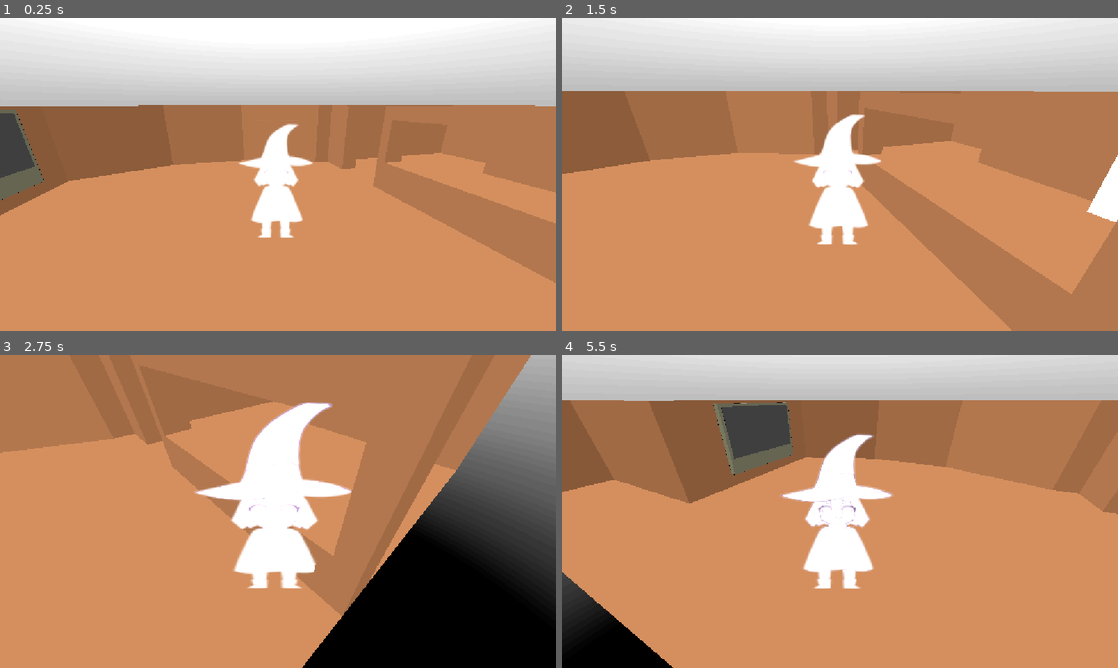
Above: before the commit, frames 1-4 (two rows, left to right).
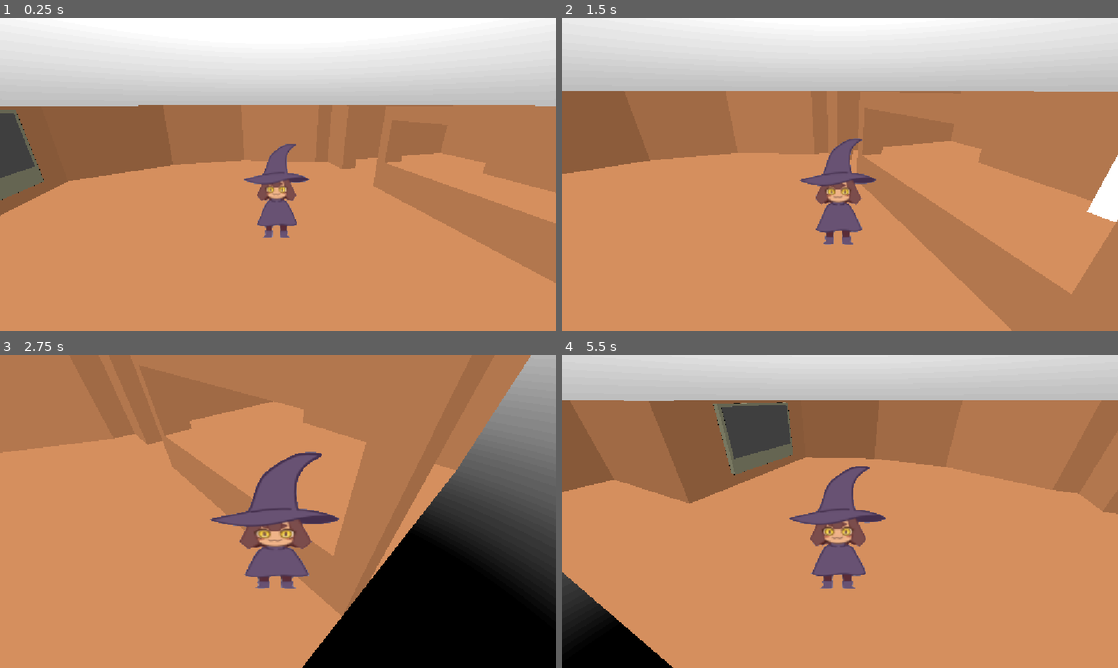
Above: after the commit, the same moments.

Repository: csk2q/OneRoom-Team3
Game: Godot game, scene res://Scenes/Apartment.tscn
Two runs of this game, one before a commit and one after it. Both use one fixed random seed, a clock stepped at 60 frames per second and the inputs below. The engine's default icon, where the game draws it, is replaced by a stand-in: a white triangle on a blue panel in a dark square.
Inputs:
- Up to frame 1 (0.25 s): no input
- Up to frame 2 (1.5 s): tap Enter (ui_accept) at 0.5, 0.77 s; hold D (move_right) 0.53-1.28 s; tap E (interact) at 0.6, 1.35 s; hold S (move_down) from 1.28 s (still down)
- Up to frame 3 (2.75 s): tap Enter (ui_accept) at 1.52 s; release S (move_down) at 2.03 s; hold D (move_right) from 2.03 s (still down); tap E (interact) at 2.1 s
- Up to frame 4 (5.5 s): release D (move_right) at 2.78 s; hold W (move_up) 2.78-3.53 s; tap E (interact) every 0.75 s from 2.85 to 5.1 s; tap Enter (ui_accept) at 3.02, 3.77, 4.52 s; hold A (move_left) 3.53-5.03 s; hold S (move_down) from 5.03 s (still down)

The runs differ from the first frame. In frame 1, 2.4% of the frame differs, in the area x 43-57%, y 33-71%; in frame 2, 3.2%; in frame 3, 7.4%, in the area x 34-64%, y 15-75%; in frame 4, 4.6%.

Commit message:
Animate player on walk

Diff:
--- /dev/null
+++ b/one-party-2-save/Assets/Textures/Walking animation.tres
@@ -0,0 +1,27 @@
+[gd_resource type="SpriteFrames" format=3 uid="uid://bmlwqwq8gvuho"]
+
+[ext_resource type="Texture2D" uid="uid://bgodfvmcq11bd" path="res://Assets/AnimationSprites/Walking_01.png" id="1_eyr5l"]
+[ext_resource type="Texture2D" uid="uid://b87lm4i2ny05l" path="res://Assets/AnimationSprites/Walking_02.png" id="2_t8kso"]
+[ext_resource type="Texture2D" uid="uid://ubtyo2wbxhaq" path="res://Assets/AnimationSprites/Walking_03.png" id="3_pgap7"]
+[ext_resource type="Texture2D" uid="uid://b8twqcevulvfa" path="res://Assets/AnimationSprites/Walking_04.png" id="4_xgrwm"]
+
+[resource]
+resource_name = "PlayerWalking"
+animations = [{
+"frames": [{
+"duration": 1.0,
+"texture": ExtResource("1_eyr5l")
+}, {
+"duration": 1.0,
+"texture": ExtResource("2_t8kso")
+}, {
+"duration": 1.0,
+"texture": ExtResource("3_pgap7")
+}, {
+"duration": 1.0,
+"texture": ExtResource("4_xgrwm")
+}],
+"loop": 1,
+"name": &"default",
+"speed": 5.0
+}]
--- a/one-party-2-save/Scenes/Apartment.tscn
+++ b/one-party-2-save/Scenes/Apartment.tscn
@@ -6,9 +6,9 @@
 [ext_resource type="Texture2D" uid="uid://b8hs7k2yffpmg" path="res://Assets/Textures/Illustration_20260925.png" id="3_uvpbl"]
 [ext_resource type="Script" uid="uid://ccdpjopo8yxry" path="res://Scripts/Camera.gd" id="4_i2yku"]
 [ext_resource type="Script" uid="uid://b7dvdcdqd1n0q" path="res://Scripts/PlayerInteractor.gd" id="5_pmbmx"]
+[ext_resource type="SpriteFrames" uid="uid://bmlwqwq8gvuho" path="res://Assets/Textures/Walking animation.tres" id="6_boyw8"]
 [ext_resource type="Script" uid="uid://c5wx8xc44xc57" path="res://Scripts/fridge.gd" id="7_0urwd"]
 [ext_resource type="PackedScene" uid="uid://b8qljgoo0toeq" path="res://Scenes/Interact.tscn" id="8_0urwd"]
-[ext_resource type="AudioStream" uid="uid://dhmjfycds81b6" path="res://Audio/416288__fugeni__empty-beer-bottles-clinking-clanking.wav" id="9_a7gwu"]
 [ext_resource type="PackedScene" uid="uid://c683y7g72vip8" path="res://Assets/3DModels (glbs)/Television_v4.glb" id="9_a7gwu"]
 [ext_resource type="Material" uid="uid://dgqrqewrivown" path="res://Assets/3DModels (glbs)/Materials/box_material.tres" id="10_c5n7f"]
 [ext_resource type="Script" uid="uid://sexgjsge1ucf" path="res://Scripts/ObjectInteractor.gd" id="10_sij3n"]
@@ -95,8 +95,16 @@
 
 [node name="MeshInstance3D" type="MeshInstance3D" parent="CharacterBody3D" unique_id=702962012]
 transform = Transform3D(1.58, 0, 0, 0, 1.58, 0, 0, 0, 1.58, 0, 1.835, 0)
+visible = false
 mesh = SubResource("PlaneMesh_i2yku")
 surface_material_override/0 = SubResource("StandardMaterial3D_i2yku")
+
+[node name="AnimatedSprite3D2" type="AnimatedSprite3D" parent="CharacterBody3D" unique_id=1423706026]
+transform = Transform3D(1, 0, 0, 0, 1, 0, 0, 0, 1, 0, 1.535, 0)
+pixel_size = 0.001
+billboard = 2
+alpha_cut = 1
+sprite_frames = ExtResource("6_boyw8")
 
 [node name="CollisionShape3D" type="CollisionShape3D" parent="CharacterBody3D" unique_id=2001043160]
 transform = Transform3D(1, 0, 0, 0, 1, 0, 0, 0, 1, 0, 1, 0)
@@ -138,12 +146,11 @@
 debug_color = Color(0, 0.6, 0.69803923, 0.8627451)
 
 [node name="AudioStreamPlayer3D" type="AudioStreamPlayer3D" parent="Fridge" unique_id=1560689090]
-stream = ExtResource("9_a7gwu")
 
 [node name="Television_v4" parent="." unique_id=1049632088 instance=ExtResource("9_a7gwu")]
 transform = Transform3D(0.79999524, 0, -0.0027276725, 0, 0.79999983, 0, 0.0027276725, 0, 0.79999524, -10.53284, 0.63827276, -3.7758837)
 
-[node name="Box" parent="Television_v4" index="0" unique_id=1517237121]
+[node name="Box" parent="Television_v4" index="0" unique_id=1207816294]
 surface_material_override/0 = ExtResource("10_c5n7f")
 script = ExtResource("10_sij3n")
 say_str = "Chhhhh (Tv sounds)"
@@ -162,7 +169,7 @@
 shape = SubResource("BoxShape3D_w4rxb")
 debug_color = Color(0, 0.6, 0.69803923, 0.8627451)
 
-[node name="Antenna" parent="Television_v4/Box" index="1" unique_id=744113256]
+[node name="Antenna" parent="Television_v4/Box" index="1" unique_id=1267821259]
 visible = false
 
 [connection signal="player_click" from="Fridge/Interact" to="Fridge" method="say"]
--- a/one-party-2-save/Scripts/Player.gd
+++ b/one-party-2-save/Scripts/Player.gd
@@ -25,6 +25,12 @@
 		velocity.x = move_toward(velocity.x, 0, SPEED)
 		velocity.z = move_toward(velocity.z, 0, SPEED)
 
+	if direction.length() > 0.01:
+		$AnimatedSprite3D2.play("default")
+	else:
+		$AnimatedSprite3D.pause()
+		$AnimatedSprite3D2.frame = 0
+
 	move_and_slide()
 
 
Not shown, added: one-party-2-save/Assets/AnimationSprites/Walking_01.png.import
Not shown, added: one-party-2-save/Assets/AnimationSprites/Walking_02.png.import
Not shown, added: one-party-2-save/Assets/AnimationSprites/Walking_03.png.import
Not shown, added: one-party-2-save/Assets/AnimationSprites/Walking_04.png.import
